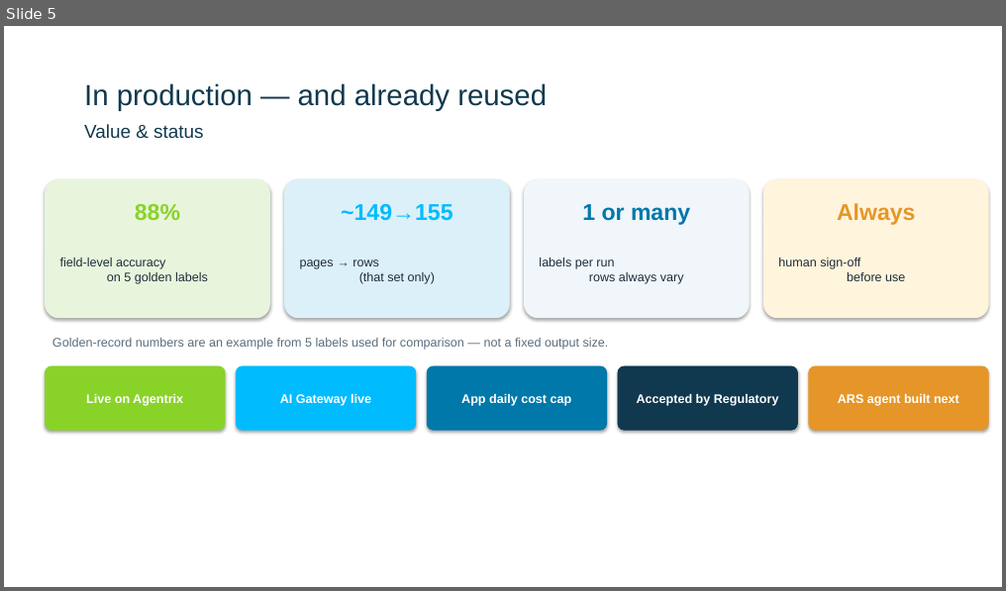
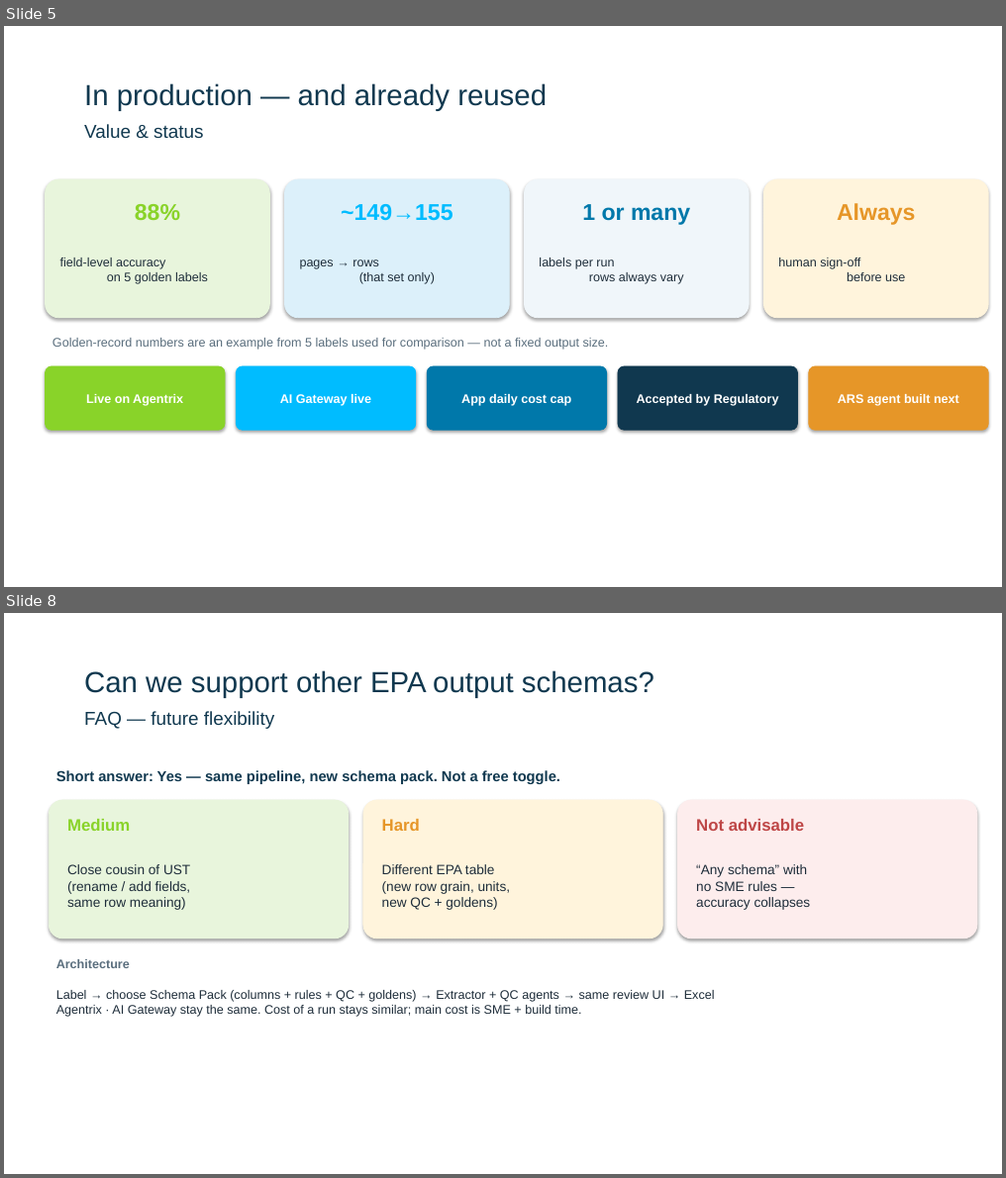
Before and after one commit to karanbayer/use-summary-table, a slide deck: docs/Use-Summary-Tables-Stakeholder-20min-Bayer.pptx. Shown one above the other, each under a label of ours: slide 5 before the commit, slides 5 and 8 after it; the slides between them are not shown. The pictures are 1006x591 and 1006x1178 pixels, drawn with LibreOffice and Linux fonts; fonts in the diff are those of the drawing; background and template pictures are left out. Boxes give left, top, right and bottom in pixels: in the first picture for what was removed or moved away, otherwise in the second. Text is boxed around its words. In the diff, an @@ line names an element or a change of style, - is before the commit and + after.

```diff
--- a/docs/Use-Summary-Tables-Stakeholder-20min-Bayer.pptx
+++ b/docs/Use-Summary-Tables-Stakeholder-20min-Bayer.pptx
@@ slide 8 added at (x1=4, y1=613, x2=1002, y2=1174), background #FFFFFF @@
@@ title added at (x1=84, y1=670, x2=654, y2=698), 28 pt, text #10384F @@
+Can we support other EPA output schemas?
@@ subtitle added at (x1=84, y1=711, x2=274, y2=729), 18 pt, text #10384F @@
+FAQ — future flexibility
@@ text added at (x1=56, y1=770, x2=560, y2=784), 14 pt, text #10384F, bold @@
+Short answer: Yes — same pipeline, new schema pack. Not a free toggle.
@@ rounded rectangle added at (x1=49, y1=800, x2=349, y2=939), fill #E8F5DC, outline #E8F5DC 0.75 pt @@
@@ text added at (x1=67, y1=819, x2=130, y2=831), 16 pt, text #89D329, bold @@
+Medium
@@ rounded rectangle added at (x1=363, y1=800, x2=662, y2=939), fill #FFF4DC, outline #FFF4DC 0.75 pt @@
@@ text added at (x1=382, y1=819, x2=420, y2=831), 16 pt, text #E69628, bold @@
+Hard
@@ rounded rectangle added at (x1=678, y1=800, x2=977, y2=939), fill #FDEDED, outline #FDEDED 0.75 pt @@
@@ text added at (x1=696, y1=819, x2=804, y2=831), 16 pt, text #BE4646, bold @@
+Not advisable
@@ text added at (x1=67, y1=864, x2=191, y2=910), 13 pt, text #1E2D3A @@
+Close cousin of UST
+(rename / add fields,
+same row meaning)
@@ text added at (x1=382, y1=864, x2=511, y2=910), 13 pt, text #1E2D3A @@
+Different EPA table
+(new row grain, units,
+new QC + goldens)
@@ text added at (x1=696, y1=864, x2=811, y2=910), 13 pt, text #1E2D3A @@
+“Any schema” with
+no SME rules —
+accuracy collapses
@@ text added at (x1=56, y1=959, x2=130, y2=968), 12 pt, text #5A6E7D, bold @@
+Architecture
@@ text added at (x1=56, y1=990, x2=715, y2=1017), 12 pt, text #1E2D3A @@
+Label → choose Schema Pack (columns + rules + QC + goldens) → Extractor + QC agents → same review UI → Excel
+Agentrix · AI Gateway stay the same. Cost of a run stays similar; main cost is SME + build time.
```
Also in this commit, not shown: 3 slides changed, 3 other slides added, 1 slide removed, 2 other files.
